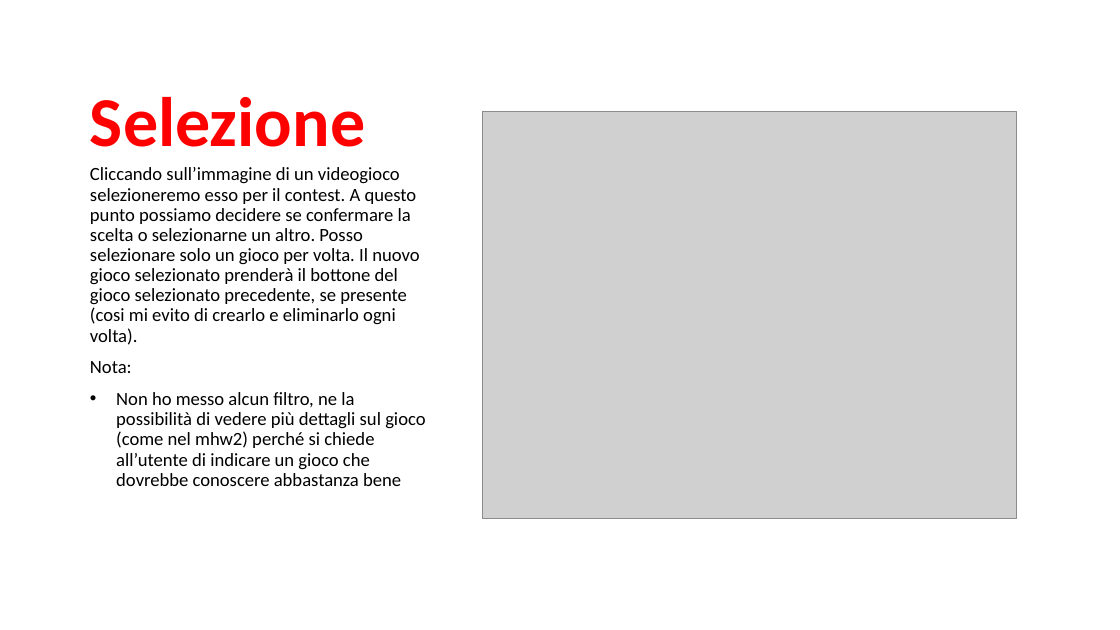
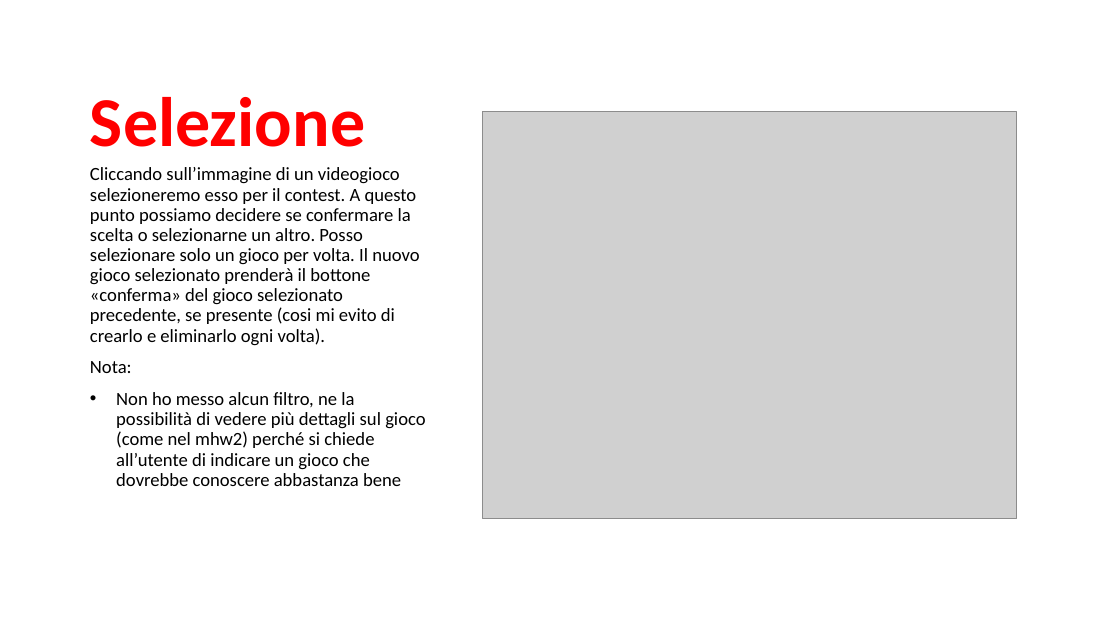
Before and after one commit to TheGarbage/mhw3, a slide deck: slide 6 of mwh3.pptx. Drawn at 1120x630 pixels with LibreOffice and Linux fonts; fonts in the diff are those of the drawing; grey boxes stand for pictures. Boxes give left, top, right and bottom in pixels: in the first picture for what was removed or moved away, otherwise in the second. Text is boxed around its words. In the diff, an @@ line names an element or a change of style, - is before the commit and + after.

```diff
--- a/mwh3.pptx
+++ b/mwh3.pptx
@@ text at box(90, 167, 419, 346): text changed @@
-Cliccando sull’immagine di un videogioco selezioneremo esso per il contest. A questo punto possiamo decidere se confermare la scelta o selezionarne un altro. Posso selezionare solo un gioco per volta. Il nuovo gioco selezionato prenderà il bottone del gioco selezionato precedente, se presente (cosi mi evito di crearlo e eliminarlo ogni volta).
+Cliccando sull’immagine di un videogioco selezioneremo esso per il contest. A questo punto possiamo decidere se confermare la scelta o selezionarne un altro. Posso selezionare solo un gioco per volta. Il nuovo gioco selezionato prenderà il bottone «conferma» del gioco selezionato precedente, se presente (cosi mi evito di crearlo e eliminarlo ogni volta).
```
Also in this commit, not shown: 4 other slides changed.
